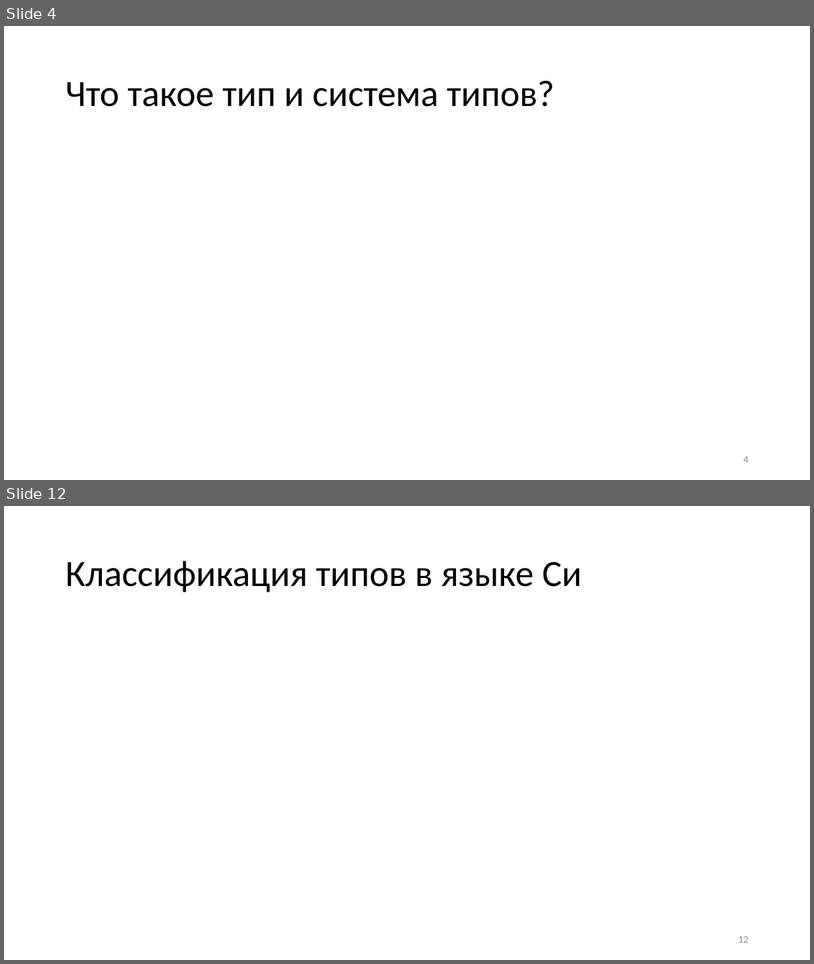
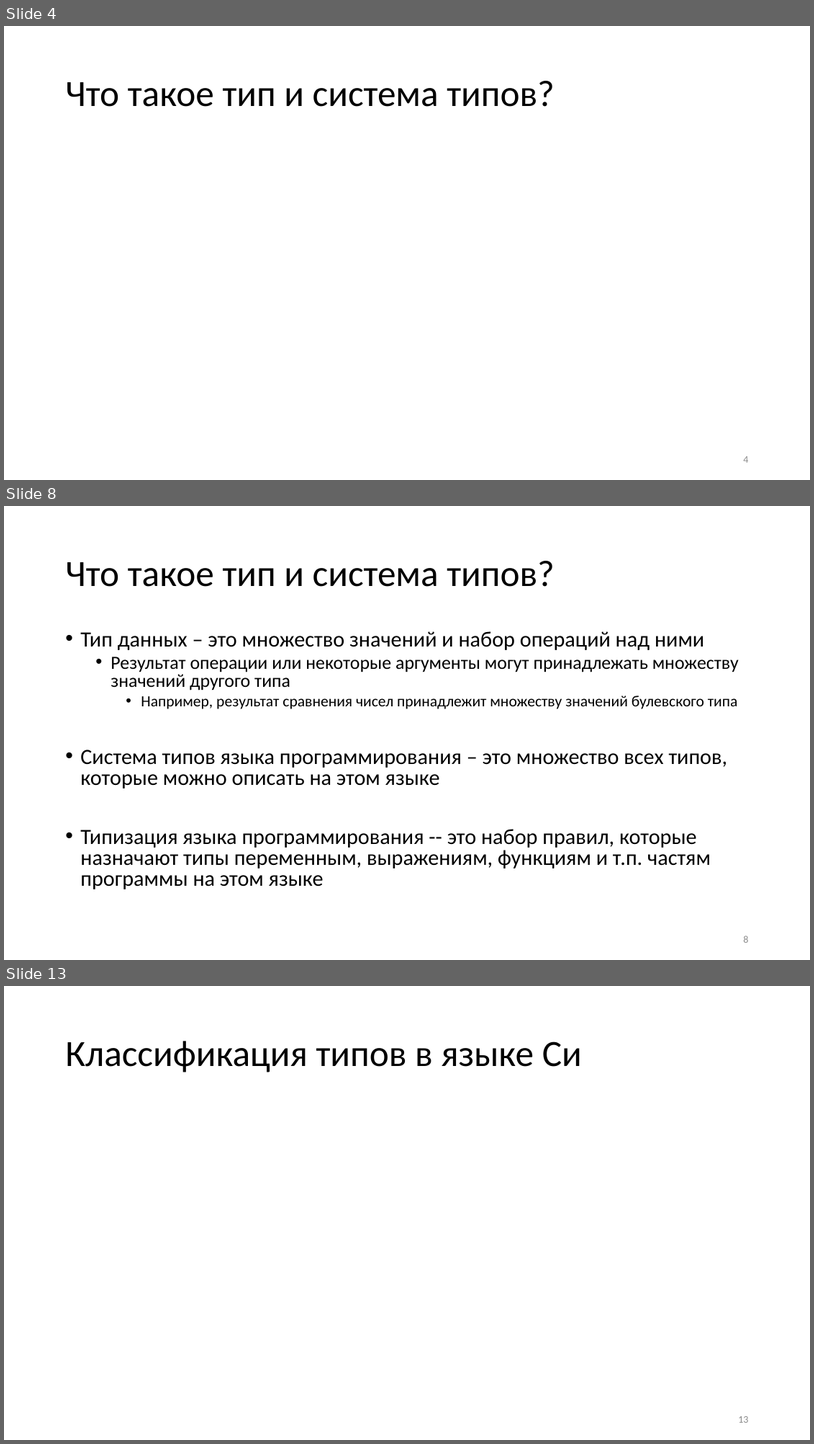
Before and after one commit to Evgueni-Petrov-aka-espetrov/Algorithms-and-Programming-in-C-pptx, a slide deck: 03.5 Типы языка С.pptx. Shown one above the other, each under a label of ours: slides 4 and 12 before the commit, slides 4, 8 and 13 after it; the slides between them are not shown. The pictures are 814x964 and 814x1444 pixels, drawn with LibreOffice and Linux fonts; fonts in the diff are those of the drawing. Boxes give left, top, right and bottom in pixels: in the first picture for what was removed or moved away, otherwise in the second. Text is boxed around its words. In the diff, an @@ line names an element or a change of style, - is before the commit and + after.

Commit message:
убрал complex int и т.п., исправил классификацию систем типов

```diff
--- a/03.5 Типы языка С.pptx
+++ b/03.5 Типы языка С.pptx
@@ slide 8 added at [4, 506, 810, 960], background #FFFFFF @@
@@ title added at [65, 561, 555, 587], 44 pt, text #000000 @@
+Что такое тип и система типов?
@@ text added at [80, 631, 739, 889], 25.9 pt, text #000000 @@
+• Тип данных – это множество значений и набор операций над ними
+  • Результат операции или некоторые аргументы могут принадлежать множеству значений другого типа
+    • Например, результат сравнения чисел принадлежит множеству значений булевского типа
+• Система типов языка программирования – это множество всех типов, которые можно описать на этом языке
+• Типизация языка программирования -- это набор правил, которые назначают типы переменным, выражениям, функциям и т.п. частям программы на этом языке
@@ page number added at [743, 935, 748, 942], 12 pt, text #8C8C8C @@
+8
@@ what was slide 12 is now slide 13 @@
```
Also in this commit, not shown: 20 slides changed, 3 other slides added, 6 slides removed.
